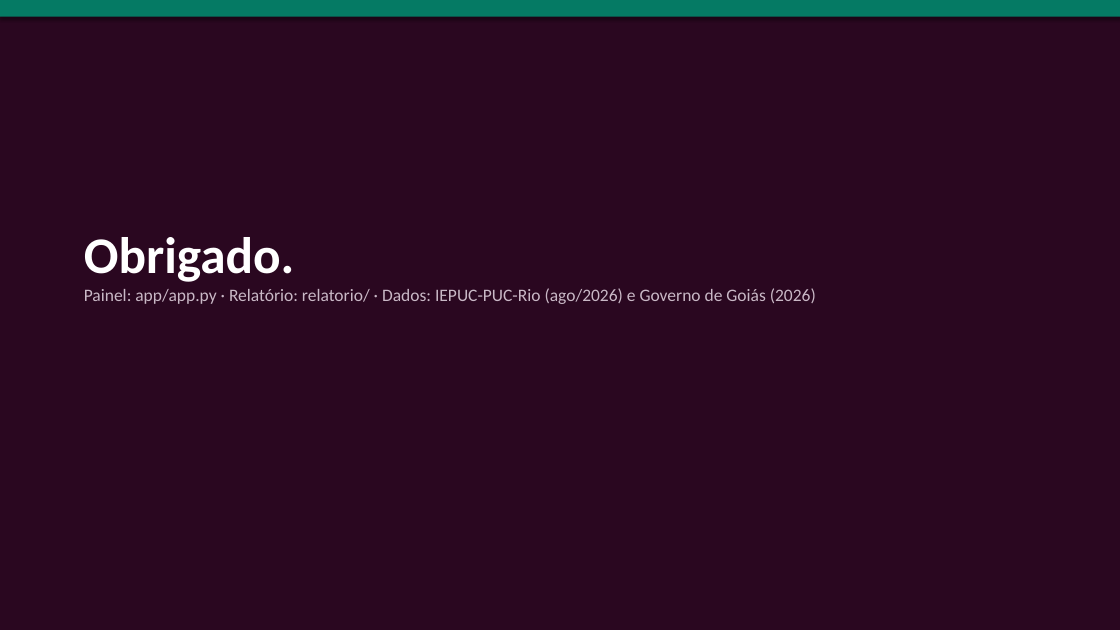
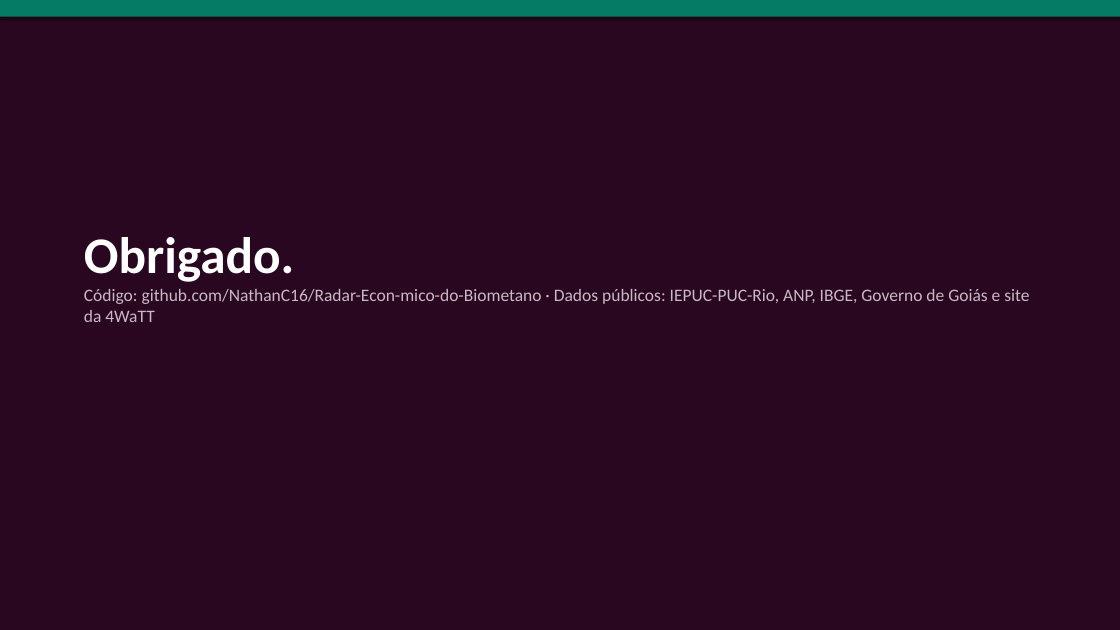
Before and after one commit to NathanC16/Radar-Econ-mico-do-Biometano, a slide deck: slide 18 of apresentacao/apresentacao_oral.pptx. Drawn at 1120x630 pixels with LibreOffice and Linux fonts; fonts in the diff are those of the drawing. Boxes give left, top, right and bottom in pixels: in the first picture for what was removed or moved away, otherwise in the second. Text is boxed around its words. In the diff, an @@ line names an element or a change of style, - is before the commit and + after.

```diff
--- a/apresentacao/apresentacao_oral.pptx
+++ b/apresentacao/apresentacao_oral.pptx
@@ text at [84, 289, 1029, 322]: text changed @@
-Painel: app/app.py · Relatório: relatorio/ · Dados: IEPUC-PUC-Rio (ago/2026) e Governo de Goiás (2026)
+Código: github.com/NathanC16/Radar-Econ-mico-do-Biometano · Dados públicos: IEPUC-PUC-Rio, ANP, IBGE, Governo de Goiás e site da 4WaTT
```
Also in this commit, not shown: 4 other slides changed, 13 other files.
